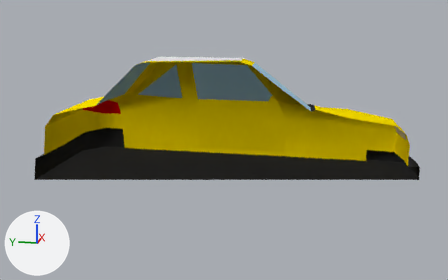
An edit to the Blender file Blends/Vehicles.blend, drawn before and after from the same camera.
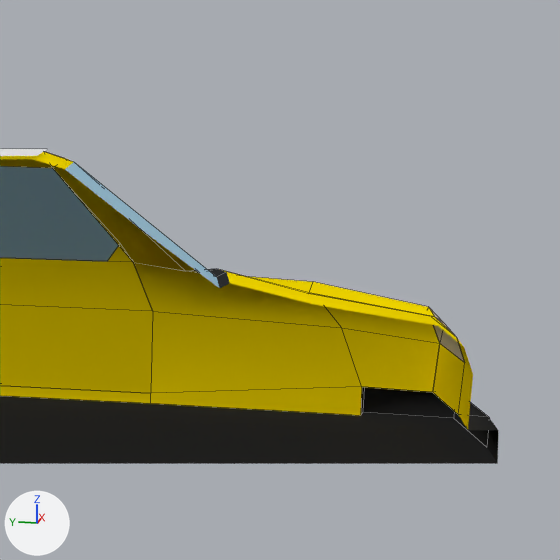
Old and new are each drawn whole from a camera (50 mm lens) standing at (-3.464, -0.686, 1.2) and looking at (-0.021, 0.002, 0.34) and again close up on the part from 51% to 99% of the width and 0% to 78% of the height. Arrows for +X, +Y and +Z are at lower left; the lights stay in place. The close-ups show mesh edges as thin lines. Everything nearer to the camera than a plane just in front of the edit is cut away.

The first close-up shows 'Cookiejar'.
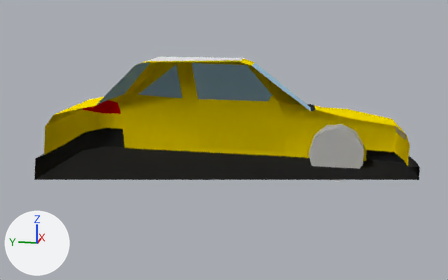
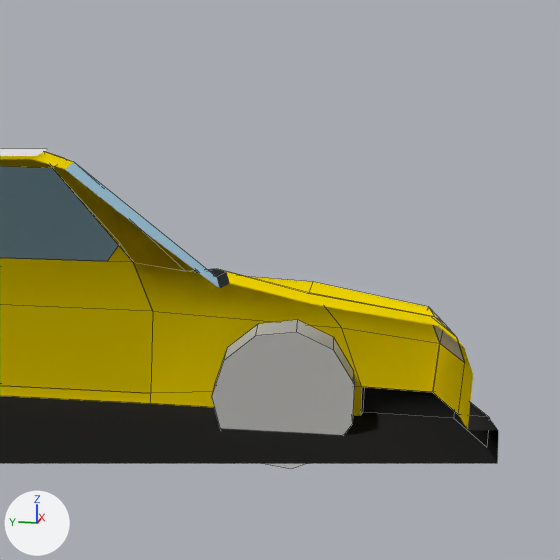
Pixel boxes [x1, y1, x2, y2] of what changed, in the close-ups (560 x 560 px):
'Wheel', added
    after: [212, 320, 355, 469]

Edits to the bpy script that builds the scene:
```text
Add me_wheel:
    me_wheel.from_pydata(...)  # an 11-sided cylinder along x spanning x -0.07..0.07, y -0.149..0.189, z -0.171..0.171
    me_wheel.polygons.foreach_set('use_smooth', [True] * 13)
Add ob_wheel:
    ob_wheel = bpy.data.objects.new('Wheel', me_wheel)
    ob_wheel.location = (0.413, -0.655, 0.185)
    _m = ob_wheel.modifiers.new('EdgeSplit', 'EDGE_SPLIT')
    _m.use_edge_angle = False
```
